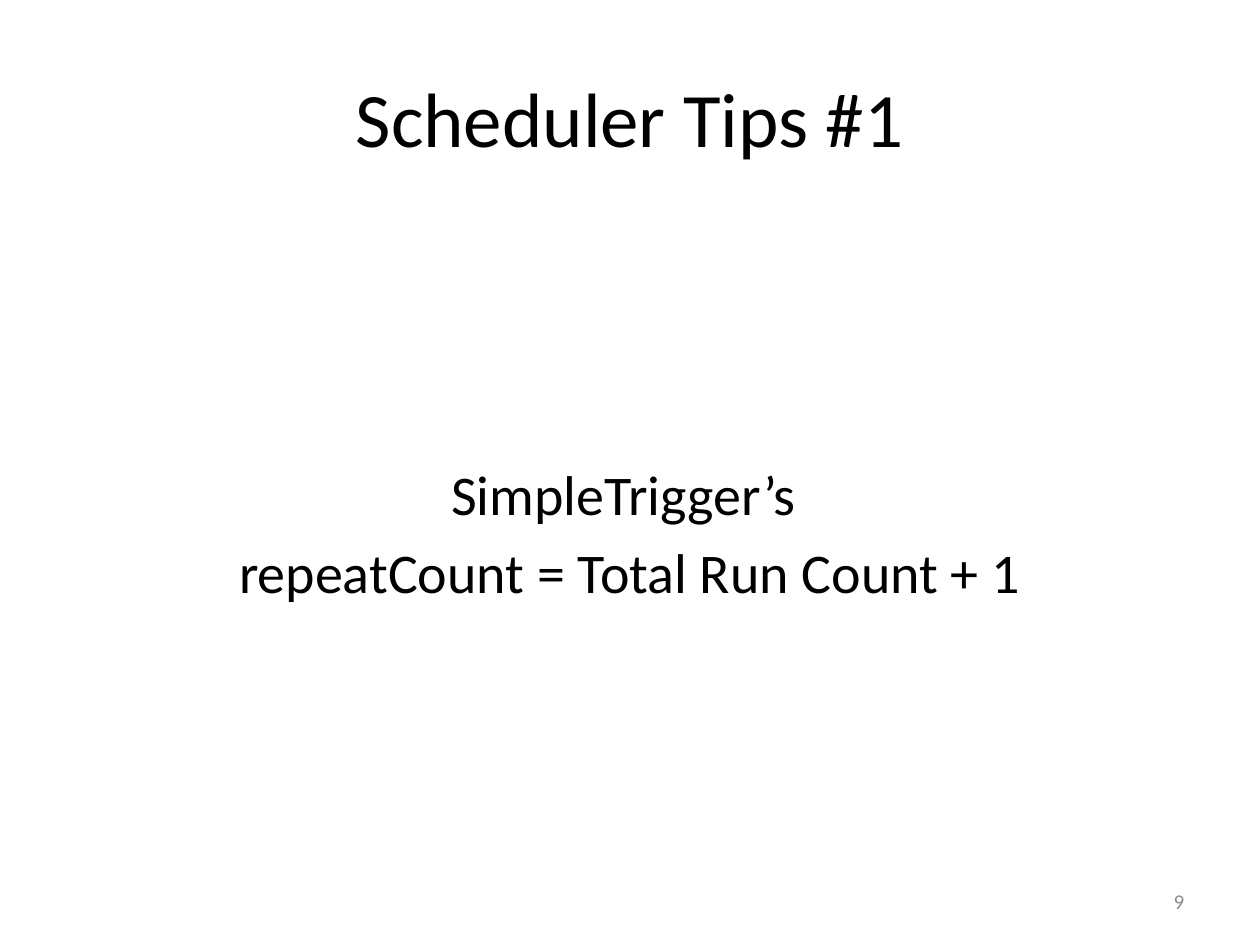
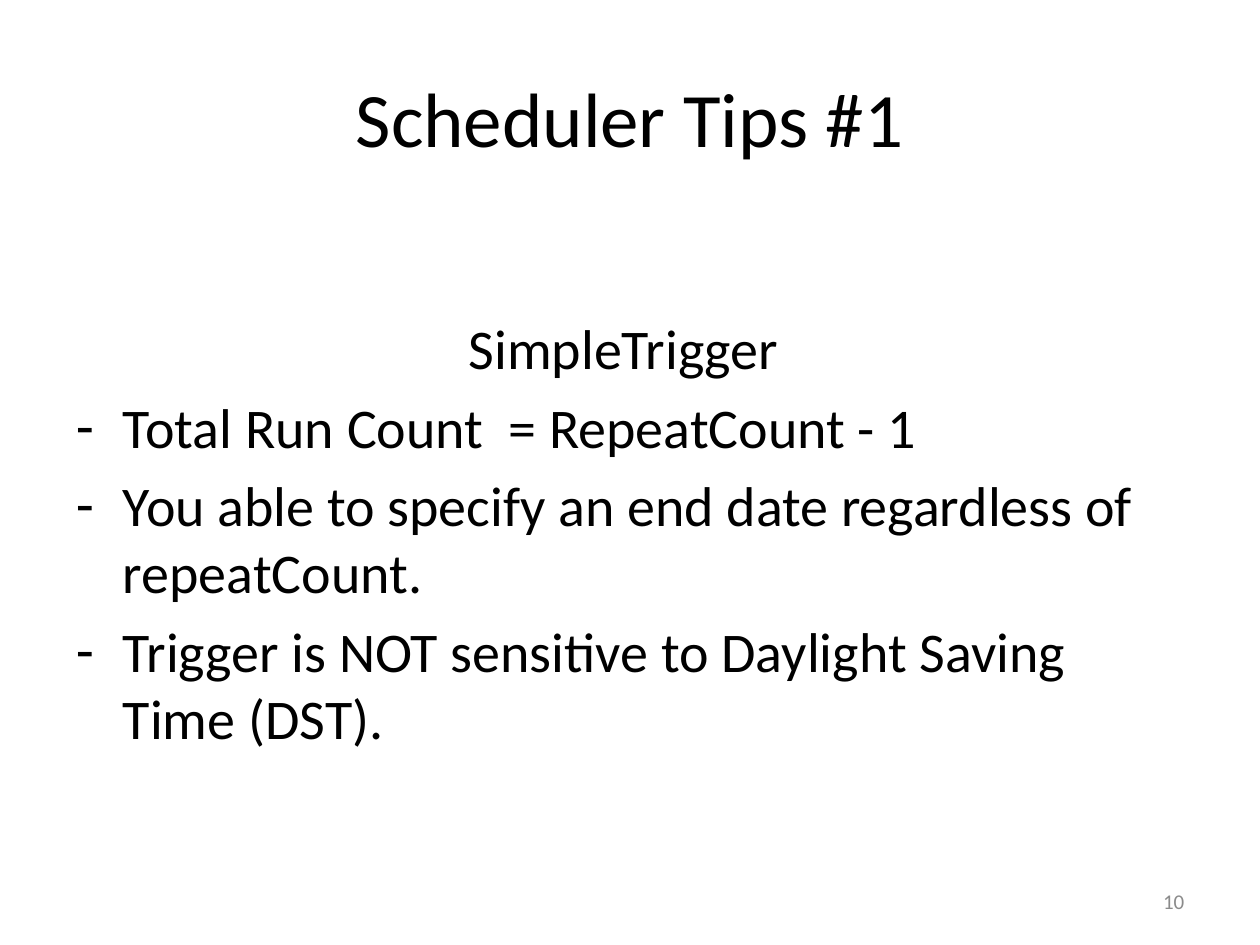
Before and after one commit to saltnlight5/myschedule.experiment, a slide deck: slide 10 of jug-quartz/JUG-QuartzScheduler.pptx (slide 9 before the commit). Drawn at 1260x945 pixels with LibreOffice and Linux fonts; fonts in the diff are those of the drawing. Boxes give left, top, right and bottom in pixels: in the first picture for what was removed or moved away, otherwise in the second. Text is boxed around its words. In the diff, an @@ line names an element or a change of style, - is before the commit and + after.

```diff
--- a/jug-quartz/JUG-QuartzScheduler.pptx
+++ b/jug-quartz/JUG-QuartzScheduler.pptx
@@ text at (x1=123, y1=330, x2=1132, y2=747): text changed @@
-SimpleTrigger’s
-repeatCount = Total Run Count + 1
+SimpleTrigger
+– Total Run Count = RepeatCount - 1
+– You able to specify an end date regardless of repeatCount.
+– Trigger is NOT sensitive to Daylight Saving Time (DST).
@@ page number at (x1=1163, y1=895, x2=1184, y2=909): text changed @@
-9
+10
```
Also in this commit, not shown: 4 other slides changed, 1 slide added, 1 other file.
